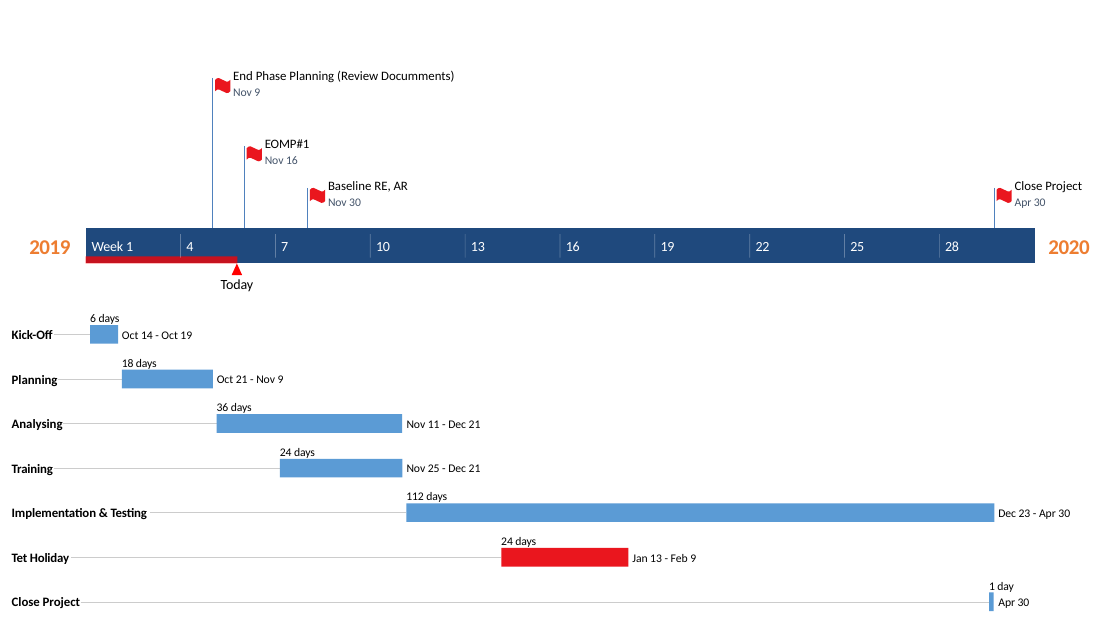
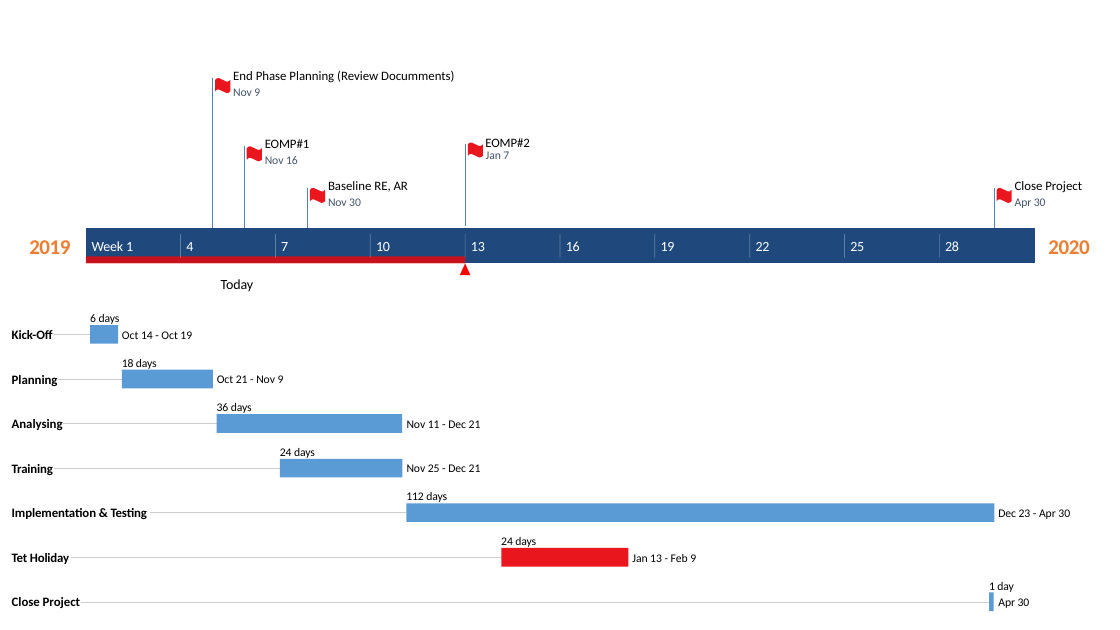
Before and after one commit to DamianHuynh/Capstone-Project, a slide deck: slide 1 of Improgress/2. Artifact and Deliverable/Project Monitoring and Control/PM_ProjectTimeline&Milestones.pptx. Drawn at 1120x630 pixels with LibreOffice and Linux fonts; fonts in the diff are those of the drawing. Boxes give left, top, right and bottom in pixels: in the first picture for what was removed or moved away, otherwise in the second. Text is boxed around its words. In the diff, an @@ line names an element or a change of style, - is before the commit and + after.

```diff
--- a/Improgress/2. Artifact and Deliverable/Project Monitoring and Control/PM_ProjectTimeline&Milestones.pptx
+++ b/Improgress/2. Artifact and Deliverable/Project Monitoring and Control/PM_ProjectTimeline&Milestones.pptx
@@ line added from (465, 145) to (465, 227), #4F81BD 0.6 pt @@
@@ wave added at (x1=468, y1=143, x2=483, y2=158), fill #EA161E @@
@@ text added at (x1=485, y1=138, x2=530, y2=147), 11 pt, text #000000 @@
+EOMP#2
@@ text added at (x1=486, y1=151, x2=509, y2=159), 10 pt, text #44546A @@
+Jan 7
@@ rectangle resized from (x1=86, y1=256, x2=238, y2=263) to (x1=86, y1=256, x2=465, y2=263) @@
@@ triangle moved from (x1=232, y1=264, x2=242, y2=276) to (x1=460, y1=264, x2=470, y2=276) @@
```
Also in this commit, not shown: 2 other files.
